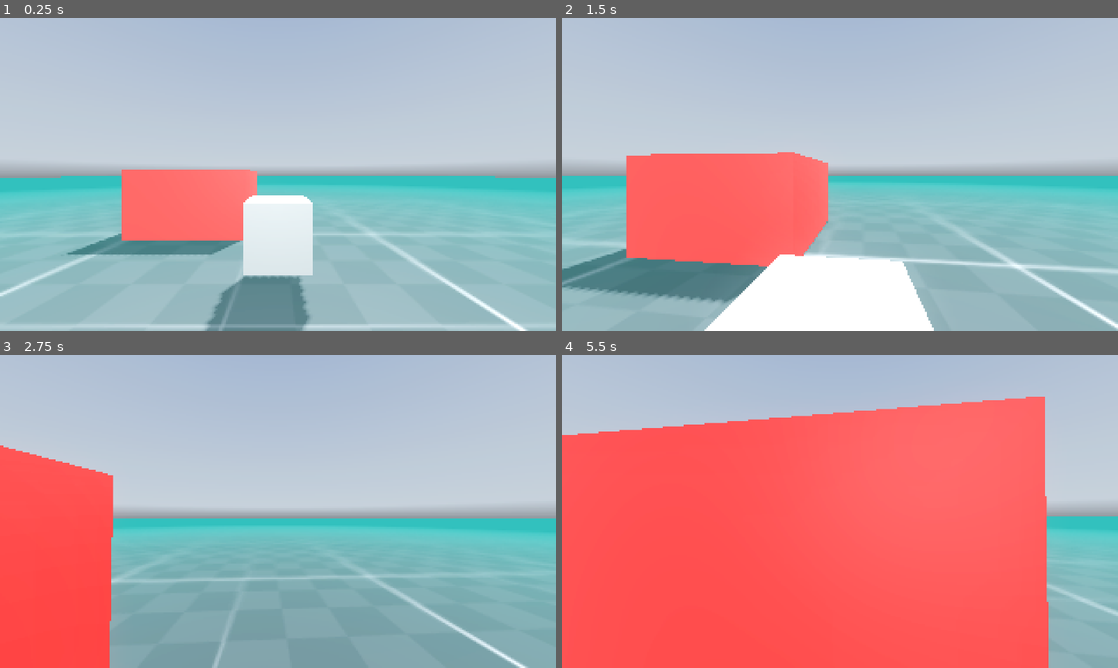
Above: before the commit, frames 1-4 (two rows, left to right).
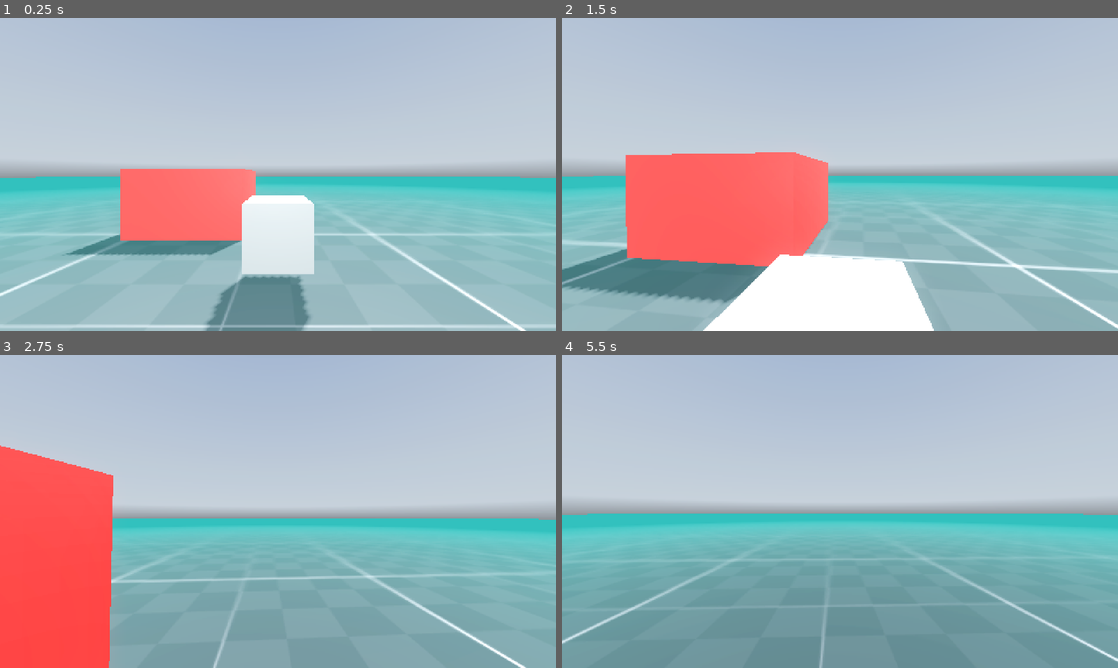
Above: after the commit, the same moments.

Repository: CarpetBakery/ThreeEnds
Game: Godot game, scene res://maps/test/mpTest1.tscn
Same seed, same stepped clock (60 frames per second), same inputs: the game is played once before the commit and once after it. This scene is started directly instead of the project's main scene. A sky picture missing from this copy of the repository is replaced by a grey-blue gradient.
Inputs (mouse positions are in pixels of both pictures, inside the frame that each line leads up to):
- Up to frame 1 (0.25 s): no input
- Up to frame 2 (1.5 s): tap Enter (ui_accept) at 0.5 s; move the mouse to (867, 174) at 0.52 s; hold Ctrl (crouch) 0.53-1.28 s; hold W (forward) from 0.53 s (still down); click (867, 174) at 0.67 s; tap Space (jump) at 0.77 s; move the mouse to (812, 174) at 1.27 s; tap Alt (free_look) at 1.35 s; click (812, 174) at 1.42 s
- Up to frame 3 (2.75 s): keep holding W (forward); tap Space (jump) at 1.52 s; move the mouse to (289, 505) at 2.02 s; press the mouse at (289, 505) at 2.03 s
- Up to frame 4 (5.5 s): keep holding W (forward); move the mouse to (834, 517) at 2.77 s; release the mouse at (834, 517) at 2.78 s; tap Shift (sprint) at 2.85 s; click (834, 517) at 2.92 s; tap Space (jump) at 3.02, 3.77, 4.52 s; move the mouse to (878, 514) at 3.52 s; hold Ctrl (crouch) 3.53-4.28 s; click (878, 514) at 3.67 s; tap R (debug_restart) at 4.15 s; move the mouse to (795, 508) at 4.27 s; tap Alt (free_look) at 4.35 s; click (795, 508) at 4.42 s; move the mouse to (845, 511) at 5.02 s; press the mouse at (845, 511) at 5.03 s

The runs differ from the first frame. In frame 1, 0.6% of the frame differs, in the area x 0-95%, y 48-100%; in frame 2, 0.6%; in frame 3, 0.3%; in frame 4, 73%, in the area x 0-100%, y 13-100%.

Commit message:
slightly higher 3D resolution

Diff:
--- /dev/null
+++ b/maps/mpUiMessing.tscn
@@ -0,0 +1,55 @@
+[gd_scene format=3 uid="uid://mxpbq5h5w5cu"]
+
+[node name="Node2D" type="Node2D"]
+
+[node name="CanvasLayer" type="CanvasLayer" parent="."]
+
+[node name="Control" type="Control" parent="CanvasLayer"]
+layout_mode = 3
+anchors_preset = 15
+anchor_right = 1.0
+anchor_bottom = 1.0
+grow_horizontal = 2
+grow_vertical = 2
+
+[node name="CodeEdit" type="CodeEdit" parent="CanvasLayer/Control"]
+layout_mode = 1
+anchors_preset = 15
+anchor_right = 1.0
+anchor_bottom = 1.0
+offset_left = 976.0
+offset_top = 25.0
+offset_right = -223.0
+offset_bottom = -444.0
+grow_horizontal = 2
+grow_vertical = 2
+theme_override_font_sizes/font_size = 20
+minimap_draw = true
+gutters_draw_line_numbers = true
+code_completion_enabled = true
+auto_brace_completion_enabled = true
+auto_brace_completion_highlight_matching = true
+
+[node name="ProgressBar" type="ProgressBar" parent="CanvasLayer/Control"]
+layout_mode = 0
+offset_left = 904.0
+offset_top = 811.0
+offset_right = 1322.0
+offset_bottom = 838.0
+
+[node name="GraphEdit" type="GraphEdit" parent="CanvasLayer/Control"]
+layout_mode = 0
+offset_left = 36.0
+offset_top = 27.0
+offset_right = 942.0
+offset_bottom = 657.0
+scroll_offset = Vector2(-72, -40)
+
+[node name="GraphNode" type="GraphNode" parent="CanvasLayer/Control/GraphEdit"]
+layout_mode = 0
+offset_left = 483.0
+offset_top = 311.0
+offset_right = 725.0
+offset_bottom = 468.0
+mouse_filter = 1
+position_offset = Vector2(411, 271)
--- a/objects/ComputerObjects.tscn
+++ b/objects/ComputerObjects.tscn
@@ -17,6 +17,7 @@
 
 [sub_resource type="SystemFont" id="SystemFont_bq52e"]
 font_weight = 999
+subpixel_positioning = 0
 
 [sub_resource type="Gradient" id="Gradient_tferh"]
 colors = PackedColorArray(1, 1, 1, 1, 1, 1, 1, 1)
@@ -53,7 +54,6 @@
 [node name="windows" type="Node2D" parent="."]
 
 [node name="emailwindow" type="Sprite2D" parent="windows" node_paths=PackedStringArray("cursorArea", "dragArea", "closeArea")]
-visible = false
 position = Vector2(300, 236)
 texture = ExtResource("4_2oc2g")
 script = ExtResource("5_b7anf")
--- a/objects/player.tscn
+++ b/objects/player.tscn
@@ -59,7 +59,7 @@
 [node name="SubViewport" type="SubViewport" parent="HUD"]
 handle_input_locally = false
 canvas_item_default_texture_filter = 3
-size = Vector2i(320, 180)
+size = Vector2i(480, 270)
 render_target_update_mode = 4
 
 [node name="camera" type="Camera3D" parent="HUD/SubViewport"]
--- a/scripts/global.gd
+++ b/scripts/global.gd
@@ -26,5 +26,6 @@
 	# Debug stuff
 	if DEBUG_MODE:
 		# Restart the current scene
-		if Input.is_action_just_pressed("debug_restart"):
-			get_tree().reload_current_scene()
+		#if Input.is_action_just_pressed("debug_restart"):
+			#get_tree().reload_current_scene()
+		pass
